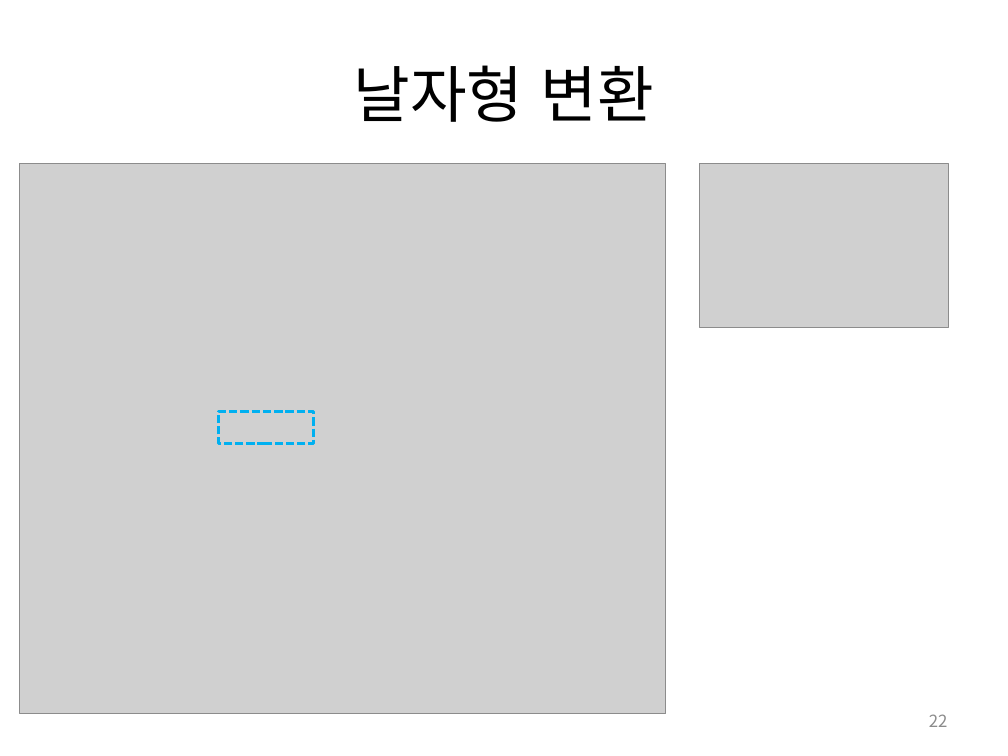
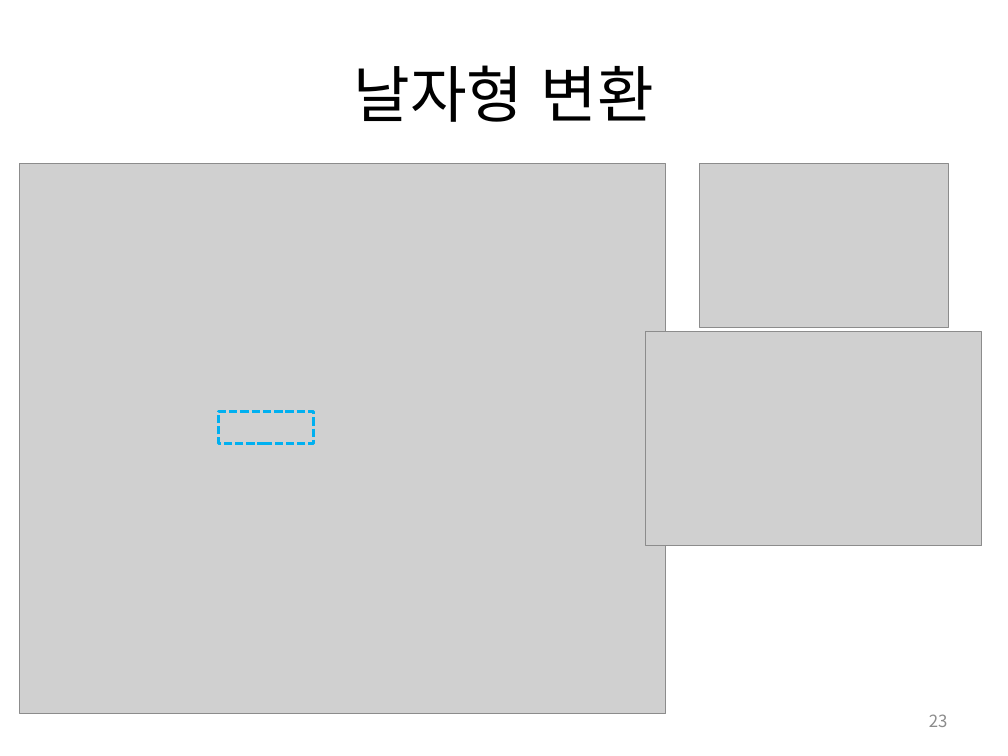
Before and after one commit to Heegu-han/AI, a slide deck: slide 23 of ppt/2_PANDAS.pptx (slide 22 before the commit). Drawn at 1008x756 pixels with LibreOffice and Linux fonts; fonts in the diff are those of the drawing; grey boxes stand for pictures. Boxes give left, top, right and bottom in pixels: in the first picture for what was removed or moved away, otherwise in the second. Text is boxed around its words. In the diff, an @@ line names an element or a change of style, - is before the commit and + after.

```diff
--- a/ppt/2_PANDAS.pptx
+++ b/ppt/2_PANDAS.pptx
@@ picture added at bbox=[645, 332, 982, 545] @@
@@ page number at bbox=[929, 714, 948, 727]: text changed @@
-22
+23
```
Also in this commit, not shown: 1 other slide changed, 9 slides added, 1 other file.
